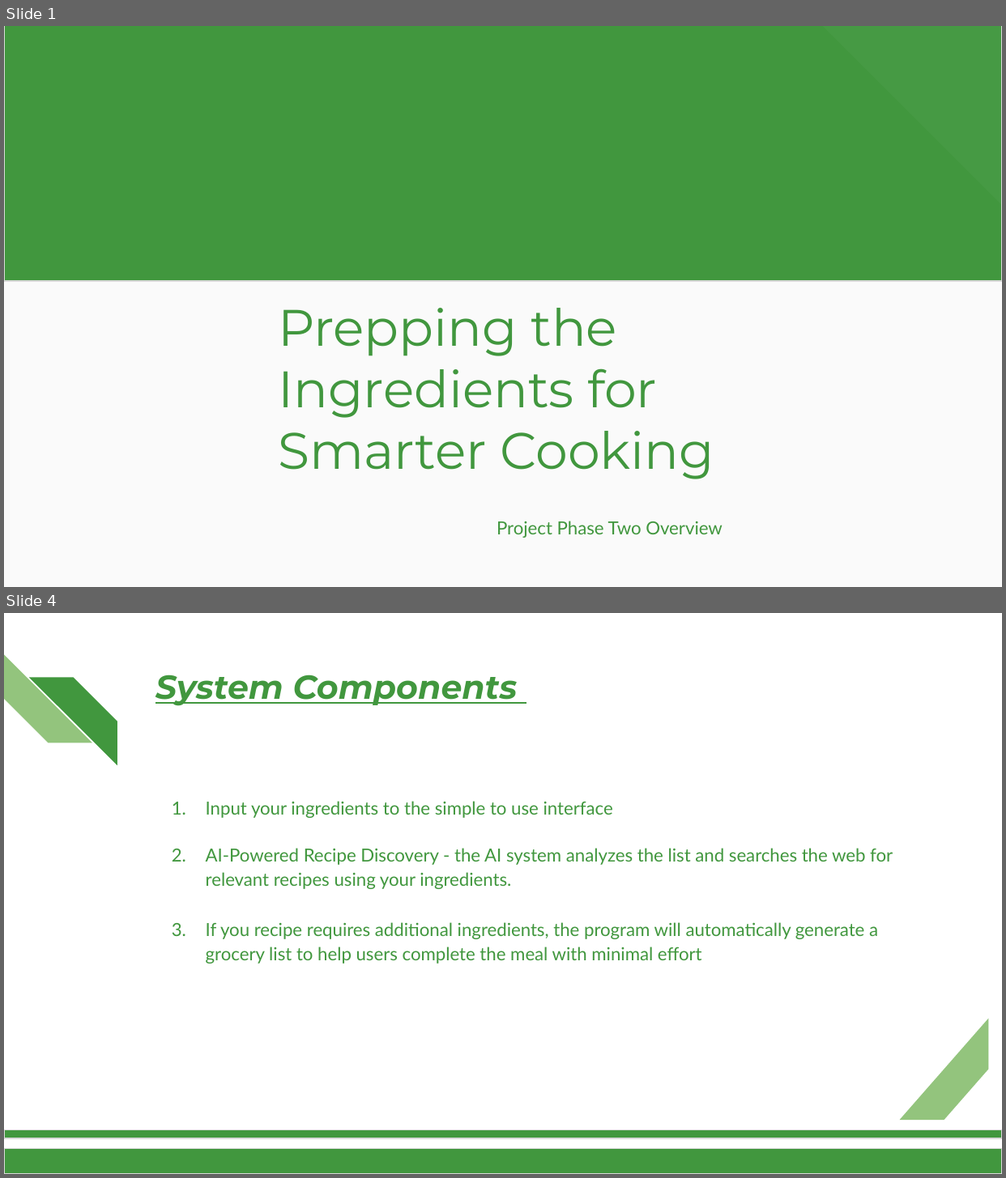
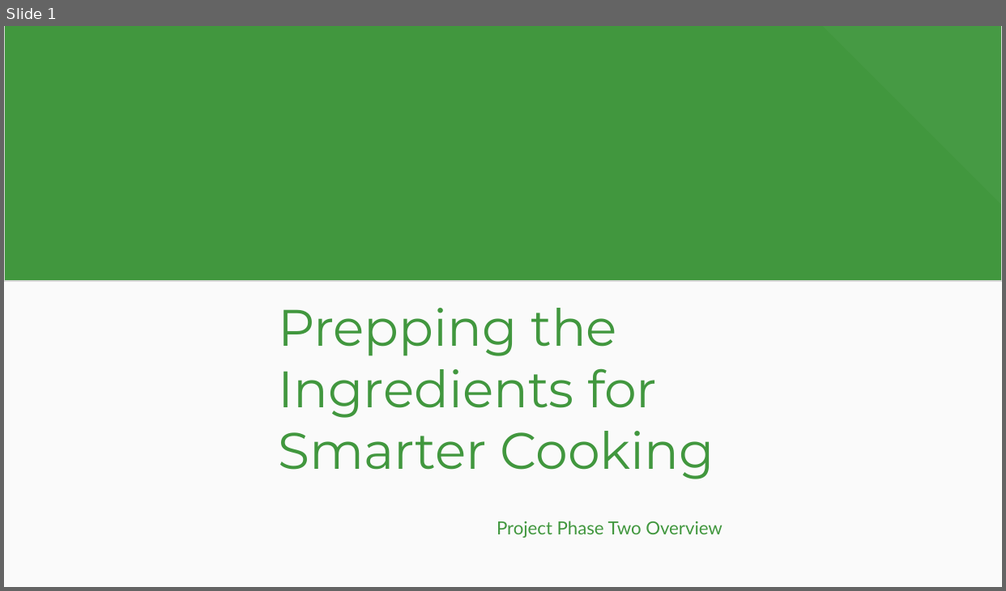
Before and after one commit to shippadam25/MealMind, a slide deck: Documents/Phase 2/ProjectPhase2.pptx. Shown one above the other, each under a label of ours: slides 1 and 4 before the commit, slide 1 after it; the slides between them are not shown. The pictures are 1006x1178 and 1006x591 pixels, drawn with LibreOffice and Linux fonts; fonts in the diff are those of the drawing; background and template pictures are left out. Boxes give left, top, right and bottom in pixels: in the first picture for what was removed or moved away, otherwise in the second. Text is boxed around its words. In the diff, an @@ line names an element or a change of style, - is before the commit and + after.

```diff
--- a/Documents/Phase 2/ProjectPhase2.pptx
+++ b/Documents/Phase 2/ProjectPhase2.pptx
@@ slide 4 removed at [4, 613, 1002, 1174], background #FFFFFF @@
@@ diag stripe removed at [4, 655, 91, 743] @@
@@ diag stripe removed at [29, 677, 117, 764] @@
@@ title removed at [155, 675, 518, 706] @@
-System Components
@@ text removed at [206, 801, 893, 964] @@
-1. Input your ingredients to the simple to use interface
-2. AI-Powered Recipe Discovery - the AI system analyzes the list and searches the web for relevant recipes using your ingredients.
-3. If you recipe requires additional ingredients, the program will automatically generate a grocery list to help users complete the meal with minimal effort
@@ diag stripe removed at [900, 1019, 988, 1120] @@
@@ rectangle removed at [4, 1130, 1002, 1139] @@
@@ rectangle removed at [4, 1149, 1002, 1174] @@
```
Also in this commit, not shown: 5 slides changed, 4 slides added, 3 other slides removed.
